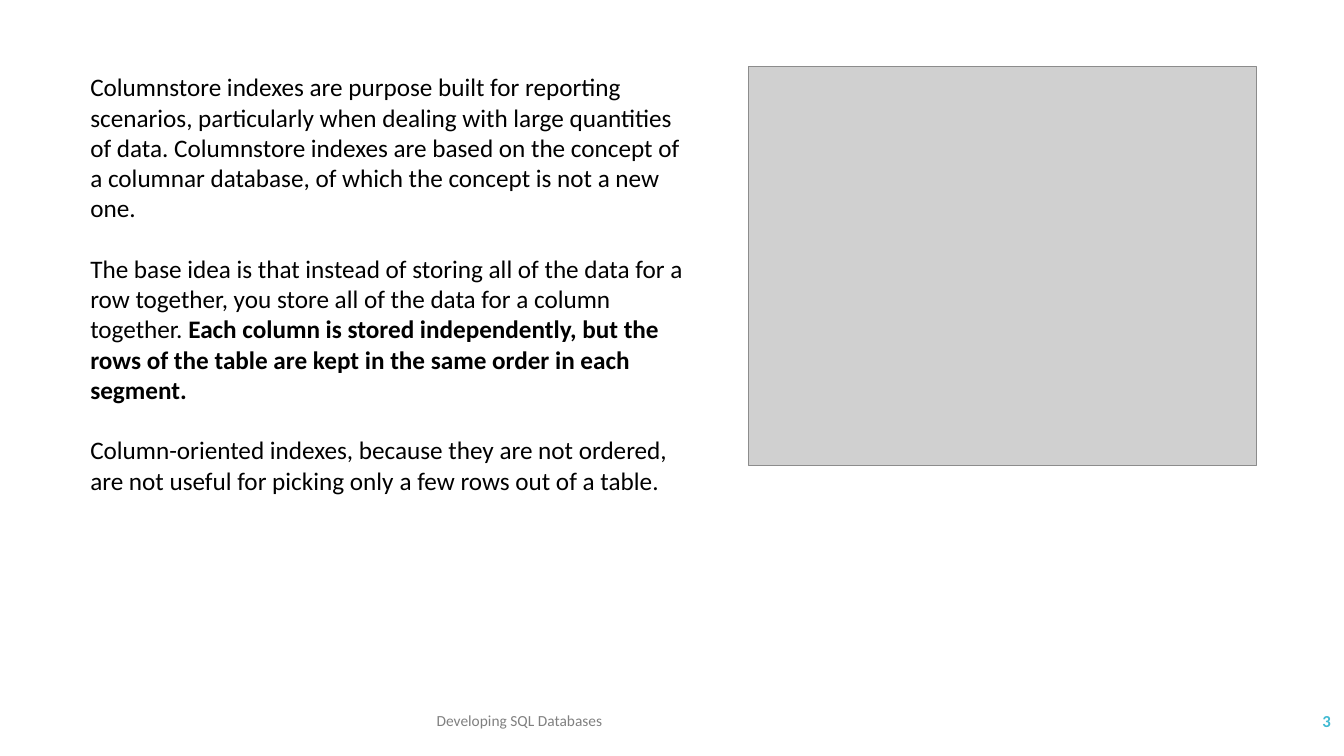
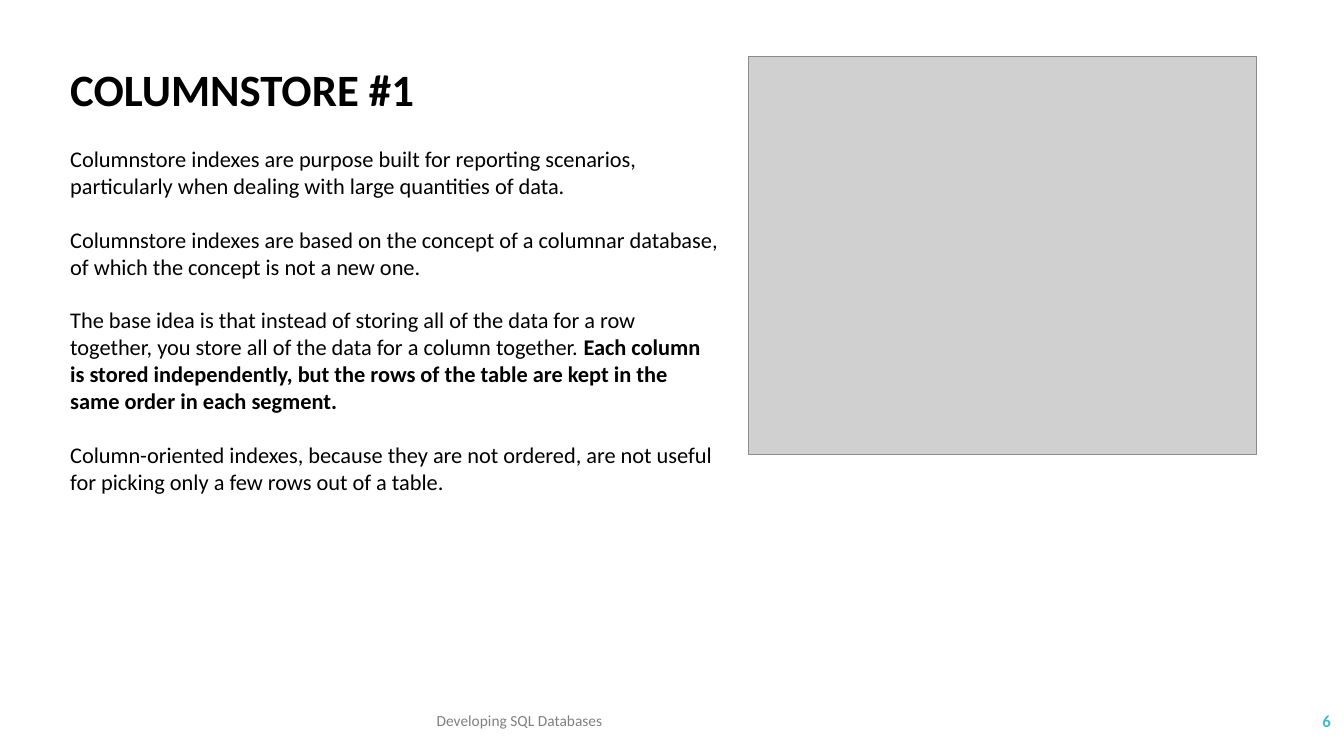
Before and after one commit to TKostyrka/70762DevSQLDB, a slide deck: slide 6 of DEVSQL_05_ColumnStoreIndex/DEVSQL_05_Columnstore.pptx (slide 3 before the commit). Drawn at 1344x756 pixels with LibreOffice and Linux fonts; fonts in the diff are those of the drawing; grey boxes stand for pictures. Boxes give left, top, right and bottom in pixels: in the first picture for what was removed or moved away, otherwise in the second. Text is boxed around its words. In the diff, an @@ line names an element or a change of style, - is before the commit and + after.

```diff
--- a/DEVSQL_05_ColumnStoreIndex/DEVSQL_05_Columnstore.pptx
+++ b/DEVSQL_05_ColumnStoreIndex/DEVSQL_05_Columnstore.pptx
@@ text "COLUMNSTORE #1": place and size @@
-text "COLUMNSTORE #1" at <box>90,78,682,495</box>
+text "COLUMNSTORE #1" at <box>70,75,718,494</box>
@@ picture: place and size @@
-picture at <box>749,67,1257,465</box>
+picture at <box>749,56,1257,455</box>
@@ text at <box>70,75,718,279</box>: text changed; size 18 to 16 pt @@
-Columnstore indexes are purpose built for reporting scenarios, particularly when dealing with large quantities of data. Columnstore indexes are based on the concept of a columnar database, of which the concept is not a new one.
+COLUMNSTORE #1
+Columnstore indexes are purpose built for reporting scenarios, particularly when dealing with large quantities of data.
+Columnstore indexes are based on the concept of a columnar database, of which the concept is not a new one.
@@ text at <box>70,312,712,494</box>: size 18 to 16 pt in "The base idea is that instead of ...", "Column-oriented indexes, because they are not ordered, ..." @@
@@ page number at <box>1322,715,1330,727</box>: text changed @@
-3
+6
```
Also in this commit, not shown: 7 other slides changed, 3 slides added, 1 slide removed, 12 other files.
